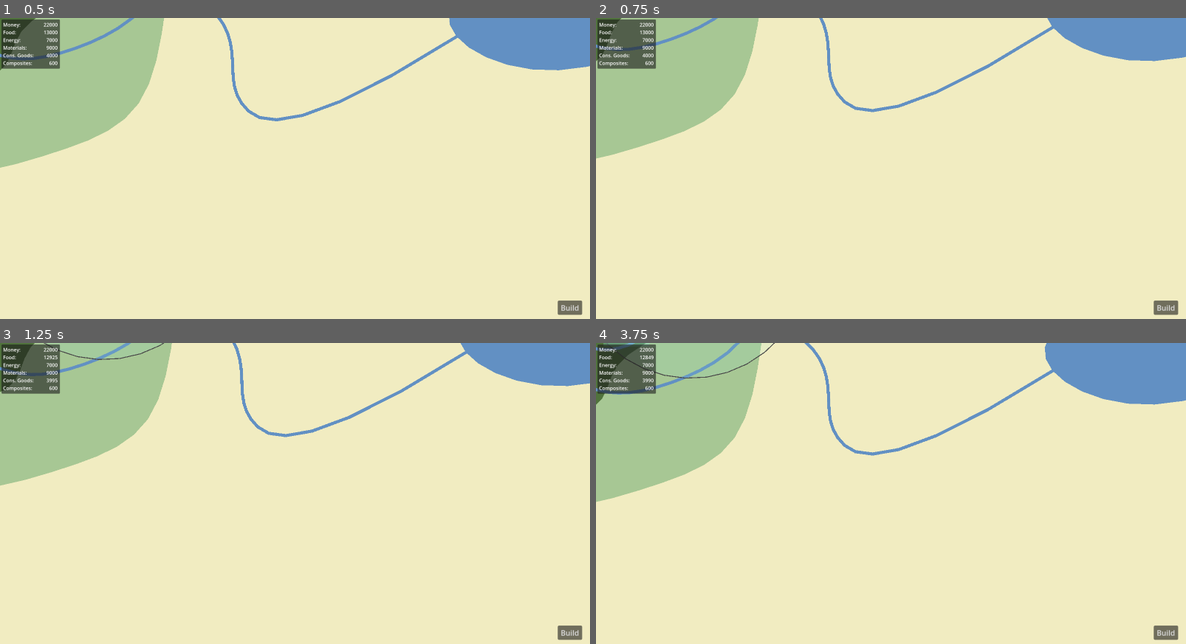
Above: before the commit, frames 1-4 (two rows, left to right).
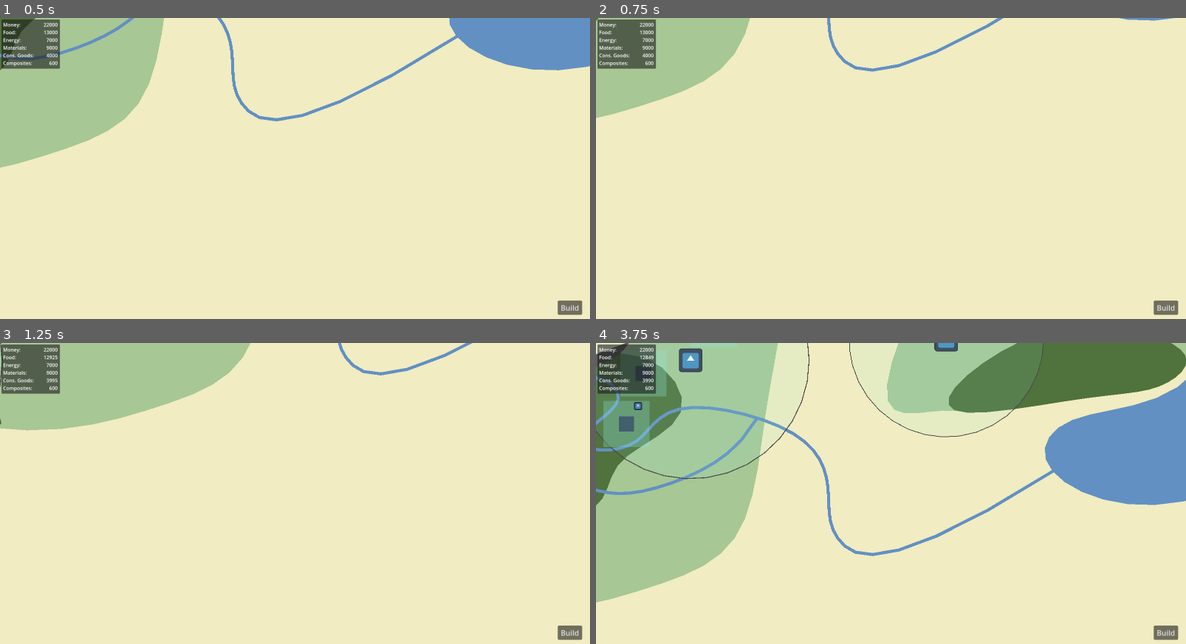
Above: after the commit, the same moments.

Repository: Novation257/Nations-Refounded
Game: Godot game, scene res://masterScene.tscn
The game is run twice, just before and just after one commit, with the same random seed, the same clock (stepped at 60 frames per second) and the same inputs. The engine's default icon, where the game draws it, is replaced by a stand-in: a white triangle on a blue panel in a dark square.
Inputs (mouse positions are in pixels of both pictures, inside the frame that each line leads up to):
- Up to frame 1 (0.5 s): no input
- Up to frame 2 (0.75 s): tap Enter at 0.5 s; move the mouse to (908, 216) at 0.52 s; tap Down (CamDown) at 0.6 s; click (908, 216) at 0.67 s
- Up to frame 3 (1.25 s): tap Left (CamLeft) at 0.8 s
- Up to frame 4 (3.75 s): move the mouse to (773, 508) at 1.27 s; tap Left (CamLeft) at 1.35 s; click (773, 508) at 1.42 s; tap Right (CamRight) at 1.55, 2.1 s; move the mouse to (950, 427) at 2.02 s; click (950, 427) at 2.17 s; tap Up (CamUp) at 2.3, 2.85 s; move the mouse to (861, 553) at 2.77 s; click (861, 553) at 2.92 s; tap Shift (Shift) at 3.05 s; move the mouse to (1068, 538) at 3.52 s; hold Shift (Shift) from 3.53 s (still down); click (1068, 538) at 3.67 s

Frame 1 is identical in both runs. In frame 2, 7.7% of the frame differs, in the area x 0-100%, y 0-47%; in frame 3, 9.1%; in frame 4, 33%, in the area x 0-100%, y 0-87%.

Commit message:
Smoothed camera panning/zooming

Diff:
--- a/ClientApp/UI/Cam+UI.tscn
+++ b/ClientApp/UI/Cam+UI.tscn
@@ -8,6 +8,8 @@
 limit_top = -5000
 limit_right = 5000
 limit_bottom = 5000
+position_smoothing_enabled = true
+position_smoothing_speed = 20.0
 script = ExtResource("1_0pqkt")
 
 [node name="UI" type="CanvasLayer" parent="."]
--- a/ClientApp/UI/cameraControls.gd
+++ b/ClientApp/UI/cameraControls.gd
@@ -1,5 +1,6 @@
 extends Camera2D
 
+var zoom_target := zoom[0]
 var zoom_sensitivity:float = .1
 var zoom_limits:Vector2 = Vector2(.75,5)
 var mouse_starting_pos: Vector2 = Vector2(0,0)
@@ -8,10 +9,9 @@
 # Changes zoom based on sensitivity and direction
 # Will keep zoom's value between specified limits
 func change_zoom(direction:int) -> void:
-	zoom[0] *= 1+ (direction*zoom_sensitivity)
-	zoom[0] = max(zoom_limits[0], zoom[0])
-	zoom[0] = min(zoom_limits[1], zoom[0])
-	zoom[1] = zoom[0]
+	zoom_target *= 1 + (direction*zoom_sensitivity)
+	zoom_target = max(zoom_limits[0], zoom_target)
+	zoom_target = min(zoom_limits[1], zoom_target)
 
 # Handles scroll wheel inputs
 func _input(event):
@@ -31,6 +31,14 @@
 
 # Called every frame. 'delta' is the elapsed time since the previous frame.
 func _process(delta: float) -> void:
+	# Zoom smoothing
+	var old_mpos = get_global_mouse_position()
+	zoom = lerp(zoom, Vector2(zoom_target, zoom_target), .175)
+	var new_mpos = get_global_mouse_position()
+
+	# Panning "momentum"
+	if abs(zoom[0] - zoom_target) < .00005:
+		self.position += 1 * (new_mpos - old_mpos)
 
 	# Camera movement via mouse
 	# At start of click, get mouse and camera position
@@ -43,7 +51,7 @@
 		position = camera_starting_pos - (1/zoom[0])*(mouse_curr_pos - mouse_starting_pos)
 
 	# Camera movement via arrow keys
-	position += Input.get_vector("CamLeft", "CamRight", "CamUp", "CamDown").normalized() * (7.5 * 1/zoom[0])
+	position += Input.get_vector("CamLeft", "CamRight", "CamUp", "CamDown").normalized() * (30 * 1/zoom[0])
 
 	return
 
--- a/ClientApp/gameObjects/city/city.gd
+++ b/ClientApp/gameObjects/city/city.gd
@@ -5,6 +5,7 @@
 var id:int
 
 # UI
+var Camera:Camera2D
 var UI:Panel
 var UI_name:Label
 var UI_ownerID:Label
@@ -81,6 +82,7 @@
 
 func _ready() -> void:
 	# Get UI nodes
+	Camera = get_parent().get_parent().get_node("%camera+static ui")
 	UI = get_node("%UI")
 	UI_name = get_node("%name")
 	UI_ownerID = get_node("%ownerID")
@@ -109,7 +111,7 @@
 	# Make UI follow cursor if the UI isn't hidden
 	if UI.visible == true:
 		# Update scale
-		UI.scale[0] = 1/get_node("%camera+static ui").zoom[0]
+		UI.scale[0] = 1/Camera.zoom[0]
 		UI.scale[1] = UI.scale[0]
 
 		# Update position
--- a/ClientApp/gameObjects/extractor/GenericExtractor.tscn
+++ b/ClientApp/gameObjects/extractor/GenericExtractor.tscn
@@ -10,6 +10,7 @@
 var id:int
 
 # UI
+var Camera:Camera2D
 var UI:Panel
 var UI_type:Label
 var UI_ownerID:Label
@@ -71,6 +72,7 @@
 	exStats.setType(get_meta(\"Type\"))
 
 	# Get UI nodes
+	Camera = get_parent().get_parent().get_node(\"%camera+static ui\")
 	UI = get_node(\"%UI\")
 	UI_type = get_node(\"%type\")
 	UI_ownerID = get_node(\"%ownerID\")
@@ -85,10 +87,11 @@
 	return
 
 func _process(delta: float) -> void:
+	ready
 	# Make UI follow cursor if the UI isn't hidden
 	if UI.visible == true:
 		# Update scale
-		UI.scale[0] = 1/get_node(\"%camera+static ui\").zoom[0]
+		UI.scale[0] = 1/Camera.zoom[0]
 		UI.scale[1] = UI.scale[0]
 
 		# Update position
--- a/ClientApp/masterScene.tscn
+++ b/ClientApp/masterScene.tscn
@@ -17,7 +17,7 @@
 position = Vector2(65.9999, 155)
 script = ExtResource("3_tiwjy")
 points = PackedVector2Array(-2433.31, -518.684, -2004.8, -716.461, -1647.84, -804.659, -1484.05, -1021.36, -987.639, -1 …(1136 unchanged characters)…
-weights = PackedFloat32Array(1, 1, 1, 1, 1, 1, 1, 1, 1, 1, 1 …(120344 unchanged characters)… 1, 1, 1, 1, 1, 1, 1, 1, 1, 1, 1, 1, 1, 1)
+weights = PackedFloat32Array(1, 1, 1, 1, 1, 1, 1, 1, 1, 1, 1 …(120344 unchanged characters)… 1, 1, 1, 1, 1, 1, 1, 1, 1, 1, 1, 1, 1, 1, 1, 1, 1, 1, 1, 1, 1, 1)
 collision_poly = NodePath("barren/CollisionPolygon2D")
 open = false
 border = false
@@ -34,7 +34,7 @@
 position = Vector2(-980, -203)
 script = ExtResource("3_tiwjy")
 points = PackedVector2Array(-243.622, -222.623, 78.9117, -640.832, 508.909, -930.005, 665.709, -836.773, 563.194, -447.16, 530.291, 35.7971, 207.751, 151.71, -248.317, 285.678, -1009.16, 55.1613, -1048.76, 258.808, -1298.16, 142.881, -1164.63, -108.98, -776.504, -20.901, -700.589, -274.256)
-weights = PackedFloat32Array(1, 1, 1, 1, 1, 1, 1, 1, 1, 1, 1 …(22793 unchanged characters)… 1, 1, 1, 1, 1, 1, 1, 1, 1, 1, 1, 1, 1, 1)
+weights = PackedFloat32Array(1, 1, 1, 1, 1, 1, 1, 1, 1, 1, 1 …(22793 unchanged characters)… 1, 1, 1, 1, 1, 1, 1, 1, 1, 1, 1, 1, 1, 1, 1, 1, 1, 1, 1, 1, 1, 1)
 collision_poly = NodePath("plains/CollisionPolygon2D")
 open = false
 border = false
@@ -51,7 +51,7 @@
 position = Vector2(-1035, -521)
 script = ExtResource("3_tiwjy")
 points = PackedVector2Array(-786.552, 194.825, -253.795, -31.4633, 173.837, -409.204, 467.833, -79.5718, 82.9648, 45.1541, 145.328, 255.406, -367.83, 258.97)
-weights = PackedFloat32Array(1, 1, 1, 1, 1, 1, 1, 1, 1, 1, 1 …(16736 unchanged characters)… 1, 1, 1, 1, 1, 1, 1, 1, 1, 1, 1, 1, 1, 1)
+weights = PackedFloat32Array(1, 1, 1, 1, 1, 1, 1, 1, 1, 1, 1 …(16736 unchanged characters)… 1, 1, 1, 1, 1, 1, 1, 1, 1, 1, 1, 1, 1, 1, 1, 1, 1, 1, 1, 1, 1, 1)
 collision_poly = NodePath("forest/CollisionPolygon2D")
 open = false
 border = false
@@ -129,7 +129,7 @@
 position = Vector2(-1735, 113)
 script = ExtResource("3_tiwjy")
 points = PackedVector2Array(-243.622, -222.623, 110.098, -223.524, 539.917, -135.425, 323.673, -36.6466, 128.786, -12.6194, 18.7378, 201.189, -274.336, 120.865)
-weights = PackedFloat32Array(1, 1, 1, 1, 1, 1, 1, 1, 1, 1, 1 …(5516 unchanged characters)… 1, 1, 1, 1, 1, 1, 1, 1, 1, 1, 1, 1, 1, 1)
+weights = PackedFloat32Array(1, 1, 1, 1, 1, 1, 1, 1, 1, 1, 1 …(5516 unchanged characters)… 1, 1, 1, 1, 1, 1, 1, 1, 1, 1, 1, 1, 1, 1, 1, 1, 1, 1, 1, 1, 1, 1)
 collision_poly = NodePath("forest/CollisionPolygon2D")
 open = false
 border = false
@@ -146,7 +146,7 @@
 position = Vector2(556, -855)
 script = ExtResource("3_tiwjy")
 points = PackedVector2Array(19.9692, -265.708, 355.59, -217.762, 478.451, -142.847, 469.461, -5.00256, 402.259, 102.07, 340.631, 91.9543, 138.782, -110.154, -244.144, 58.0143, -265.713, 259.592, -369.792, 206.203, -654.269, 288.666, -429.523, -268.705, -243.733, -340.623)
-weights = PackedFloat32Array(1, 1, 1, 1, 1, 1, 1, 1, 1, 1, 1 …(36074 unchanged characters)… 1, 1, 1, 1, 1, 1, 1, 1, 1, 1, 1, 1, 1, 1)
+weights = PackedFloat32Array(1, 1, 1, 1, 1, 1, 1, 1, 1, 1, 1 …(36074 unchanged characters)… 1, 1, 1, 1, 1, 1, 1, 1, 1, 1, 1, 1, 1, 1, 1, 1, 1, 1, 1, 1, 1, 1)
 collision_poly = NodePath("plains/CollisionPolygon2D")
 open = false
 border = false
@@ -163,7 +163,7 @@
 position = Vector2(525, -701)
 script = ExtResource("3_tiwjy")
 points = PackedVector2Array(-326.819, -35.0415, 65.0303, -257.976, 397.181, -159.042, 467.833, -79.5718, 343.181, 16.9585, 137.181, 20.9585, -388.181, 122.949)
-weights = PackedFloat32Array(1, 1, 1, 1, 1, 1, 1, 1, 1, 1, 1 …(21980 unchanged characters)… 1, 1, 1, 1, 1, 1, 1, 1, 1, 1, 1, 1, 1, 1)
+weights = PackedFloat32Array(1, 1, 1, 1, 1, 1, 1, 1, 1, 1, 1 …(21980 unchanged characters)… 1, 1, 1, 1, 1, 1, 1, 1, 1, 1, 1, 1, 1, 1, 1, 1, 1, 1, 1, 1, 1, 1)
 collision_poly = NodePath("forest/CollisionPolygon2D")
 open = false
 border = false
